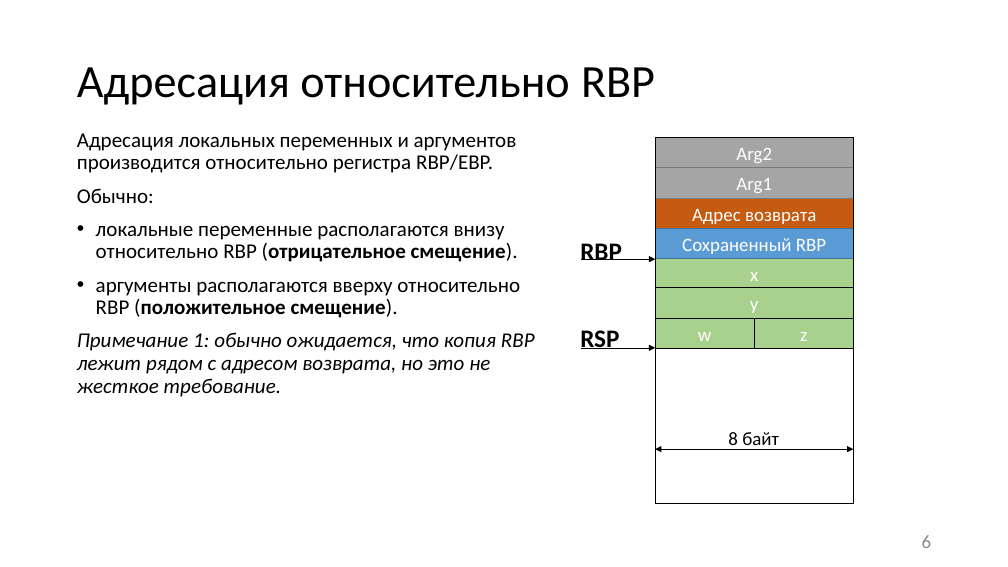
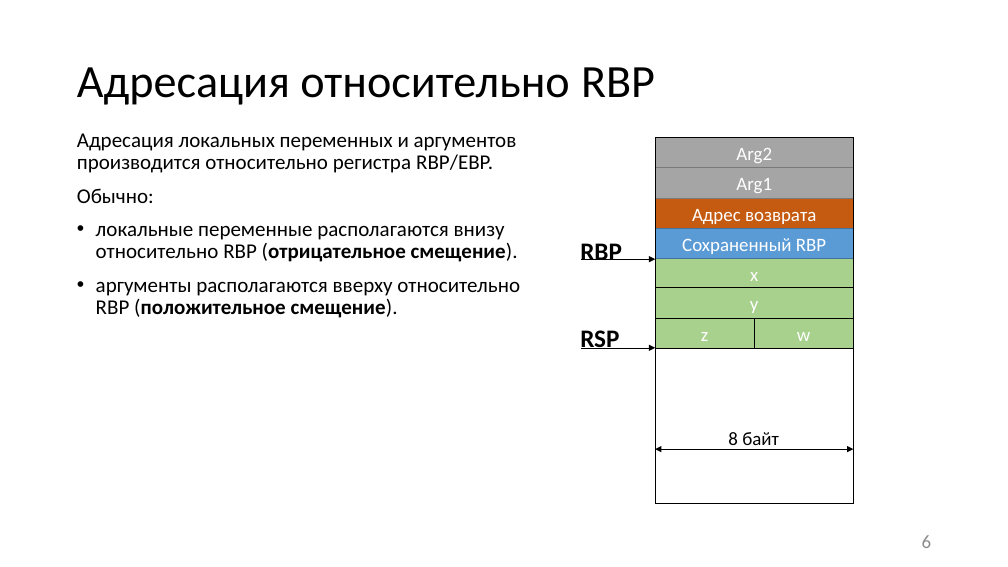
Before and after one commit to itsecd/low-level-programming, a slide deck: slide 6 of Lectures/3.Calling_conventions/Lecture3.pptx. Drawn at 1008x567 pixels with LibreOffice and Linux fonts; fonts in the diff are those of the drawing. Boxes give left, top, right and bottom in pixels: in the first picture for what was removed or moved away, otherwise in the second. Text is boxed around its words. In the diff, an @@ line names an element or a change of style, - is before the commit and + after.

```diff
--- a/Lectures/3.Calling_conventions/Lecture3.pptx
+++ b/Lectures/3.Calling_conventions/Lecture3.pptx
@@ rectangle "z": place and size @@
-rectangle "z" at bbox=[755, 318, 854, 349]
+rectangle "z" at bbox=[656, 318, 755, 349]
@@ rectangle "w": place and size @@
-rectangle "w" at bbox=[656, 318, 755, 349]
+rectangle "w" at bbox=[755, 318, 854, 349]
@@ text at bbox=[77, 332, 535, 397]: paragraph removed @@
-Примечание 1: обычно ожидается, что копия RBP лежит рядом с адресом возврата, но это не жесткое требование.
```
Also in this commit, not shown: 17 other slides changed, 1 slide added, 9 other files.
